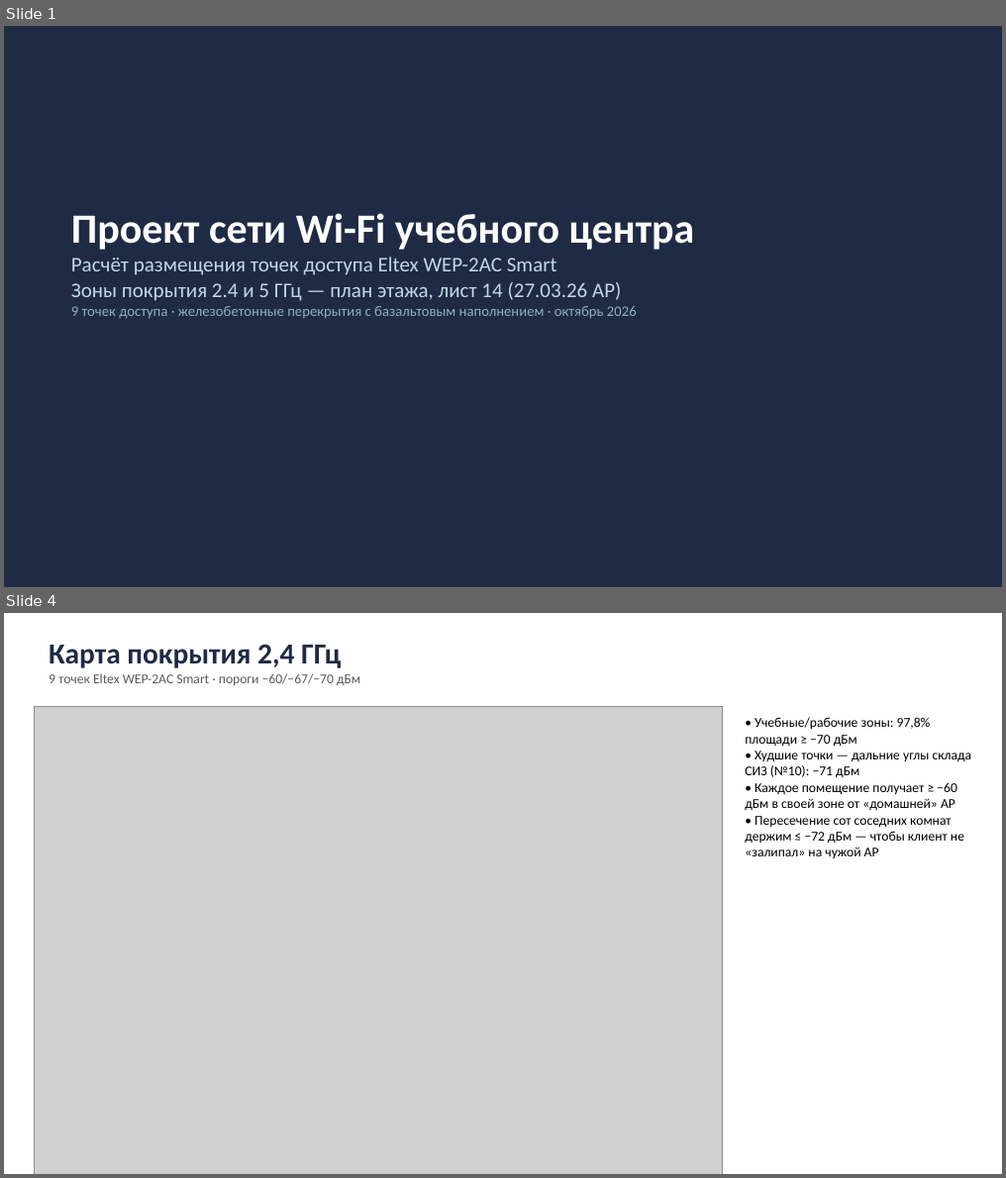
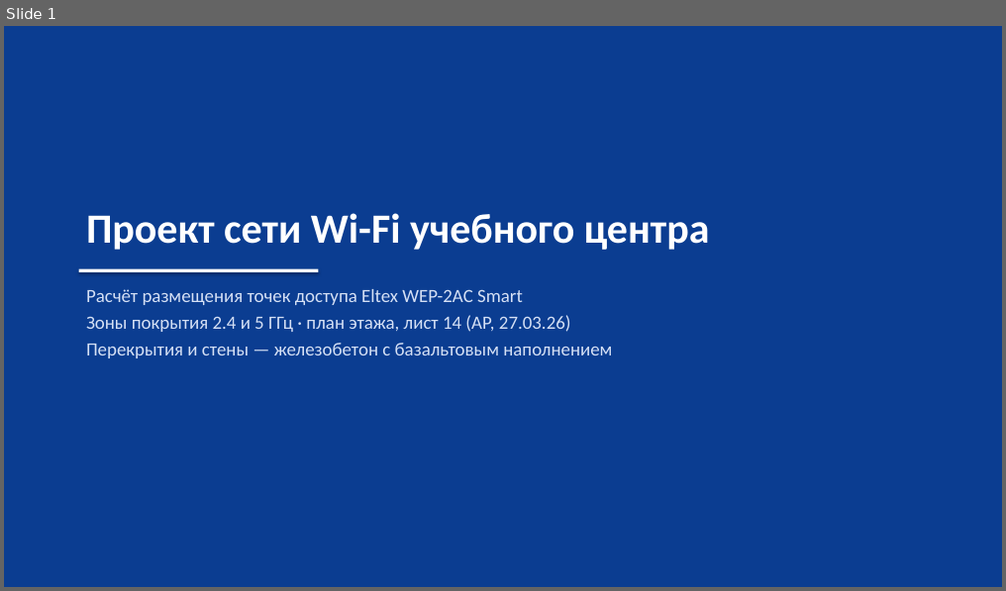
Before and after one commit to vertikalnii/preza, a slide deck: out/WiFi_Eltex_WEP-2AC_план_лист14.pptx. Shown one above the other, each under a label of ours: slides 1 and 4 before the commit, slide 1 after it; the slides between them are not shown. The pictures are 1006x1178 and 1006x591 pixels, drawn with LibreOffice and Linux fonts; fonts in the diff are those of the drawing; grey boxes stand for pictures. Boxes give left, top, right and bottom in pixels: in the first picture for what was removed or moved away, otherwise in the second. Text is boxed around its words. In the diff, an @@ line names an element or a change of style, - is before the commit and + after.

```diff
--- a/out/WiFi_Eltex_WEP-2AC_план_лист14.pptx
+++ b/out/WiFi_Eltex_WEP-2AC_план_лист14.pptx
@@ slide 4 removed at <box>4,613,1002,1174</box>, background #FFFFFF @@
@@ text removed at <box>49,644,360,685</box> @@
-Карта покрытия 2,4 ГГц
-9 точек Eltex WEP-2AC Smart · пороги −60/−67/−70 дБм
@@ picture removed at <box>34,707,723,1174</box> @@
@@ text removed at <box>745,717,972,859</box> @@
-• Учебные/рабочие зоны: 97,8% площади ≥ −70 дБм
-• Худшие точки — дальние углы склада СИЗ (№10): −71 дБм
-• Каждое помещение получает ≥ −60 дБм в своей зоне от «домашней» AP
-• Пересечение сот соседних комнат держим ≤ −72 дБм — чтобы клиент не «залипал» на чужой AP
@@ slide 1 changed as well @@
@@ rectangle at <box>4,26,1002,587</box>: fill #1F2A44 to #0B3D91 @@
@@ text "Проект сети Wi-Fi учебного центра": place and size @@
-text "Проект сети Wi-Fi учебного центра" at <box>71,213,695,319</box>
+text "Проект сети Wi-Fi учебного центра" at <box>86,213,710,250</box>
@@ text "Проект сети Wi-Fi учебного центра" at <box>86,213,710,250</box>: more space between paragraphs @@
@@ text at <box>71,257,637,319</box>: paragraphs removed @@
-Расчёт размещения точек доступа Eltex WEP-2AC Smart
-Зоны покрытия 2.4 и 5 ГГц — план этажа, лист 14 (27.03.26 АР)
-9 точек доступа · железобетонные перекрытия с базальтовым наполнением · октябрь 2026
@@ rectangle added at <box>79,270,319,273</box>, fill #FFFFFF @@
@@ text added at <box>86,289,612,359</box>, 18 pt, text #D5E0F5 @@
+Расчёт размещения точек доступа Eltex WEP-2AC Smart
+Зоны покрытия 2.4 и 5 ГГц · план этажа, лист 14 (АР, 27.03.26)
+Перекрытия и стены — железобетон с базальтовым наполнением
```
Also in this commit, not shown: 8 slides added, 6 other slides removed, 11 other files.
